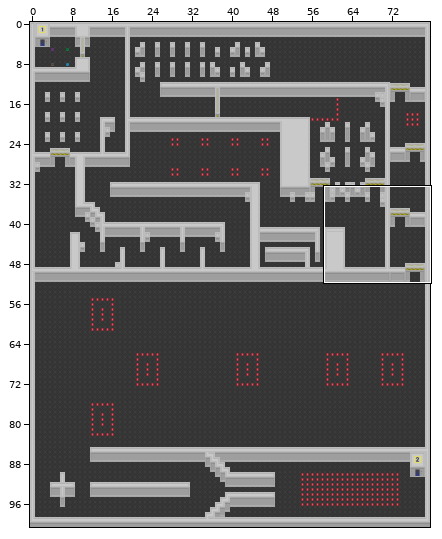
A Tiled map gets an edit: core/assets/maps/level-1.tmx. The first picture is a wide view before the edit; the outline marks the close-up.
Close-up. First the earlier version:
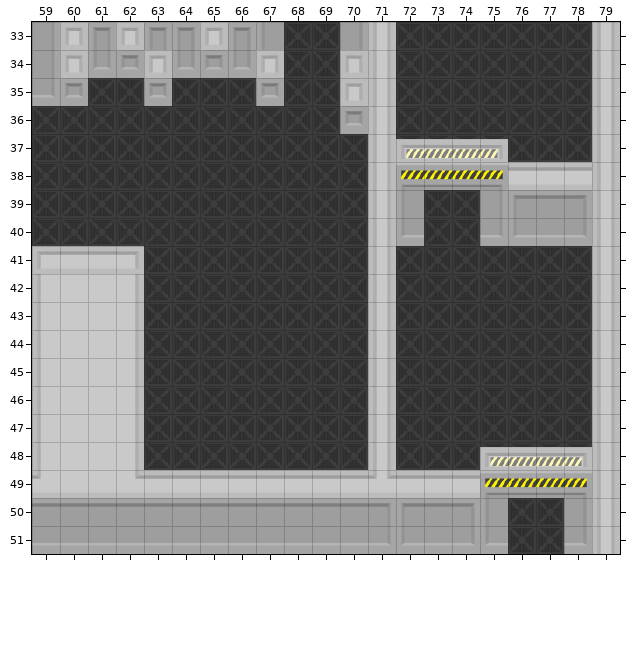
Cells are 32x32 px. Shown: x 59..79, y 33..51. The commit also changed other parts of the map, which this record leaves out.
Once edited:
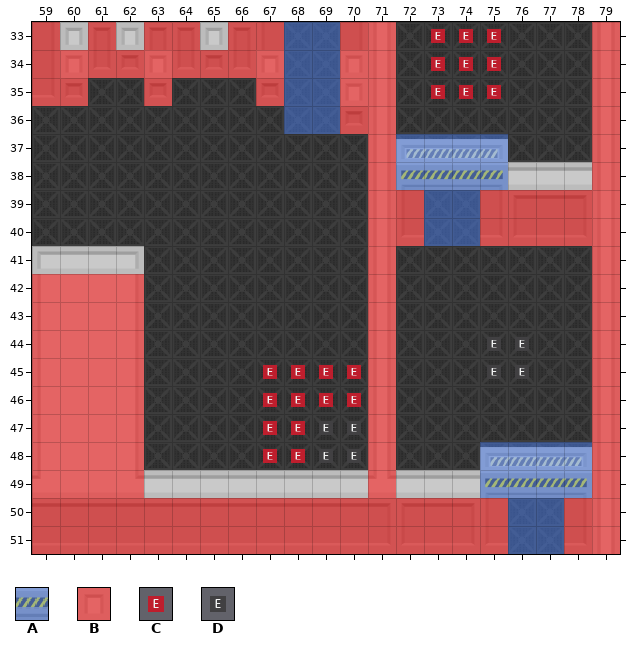
Key: from "collisions": A 4, B 5; from "meta": C 6, D 7.
_ is an empty cell.
Tiles of an added or newly shown layer are drawn over the layers below it.
See-through tiles are keyed as they look on the map.
Commit message: door and trigger collisions
Edits made:
{"where": "layer \"Collisions\" (now shown)"}
{"y":33,"x":59,"old":"_","new":"B"}
{"y":33,"x":61,"old":"_","new":"B"}
{"y":33,"x":63,"old":"__","new":"BB"}
{"y":33,"x":66,"old":"______","new":"BBAABB"}
{"y":33,"x":79,"old":"_","new":"B"}
{"y":34,"x":59,"old":"_____________","new":"BBBBBBBBBAABB"}
{"y":34,"x":79,"old":"_","new":"B"}
{"y":35,"x":59,"old":"__","new":"BB"}
{"y":35,"x":63,"old":"_","new":"B"}
{"y":35,"x":67,"old":"_____","new":"BAABB"}
{"y":35,"x":79,"old":"_","new":"B"}
{"y":36,"x":68,"old":"____","new":"AABB"}
{"y":36,"x":79,"old":"_","new":"B"}
{"y":37,"x":71,"old":"_____","new":"BAAAA"}
{"y":37,"x":79,"old":"_","new":"B"}
{"y":38,"x":71,"old":"_____","new":"BAAAA"}
{"y":38,"x":79,"old":"_","new":"B"}
{"y":39,"x":71,"old":"_________","new":"BBAABBBBB"}
{"y":40,"x":71,"old":"_________","new":"BBAABBBBB"}
{"y":41,"x":71,"old":"_","new":"B"}
{"y":41,"x":79,"old":"_","new":"B"}
{"y":42,"x":59,"old":"____","new":"BBBB"}
{"y":42,"x":71,"old":"_","new":"B"}
{"y":42,"x":79,"old":"_","new":"B"}
{"y":43,"x":59,"old":"____","new":"BBBB"}
{"y":43,"x":71,"old":"_","new":"B"}
{"y":43,"x":79,"old":"_","new":"B"}
{"y":44,"x":59,"old":"____","new":"BBBB"}
{"y":44,"x":71,"old":"_","new":"B"}
{"y":44,"x":79,"old":"_","new":"B"}
{"y":45,"x":59,"old":"____","new":"BBBB"}
{"y":45,"x":71,"old":"_","new":"B"}
{"y":45,"x":79,"old":"_","new":"B"}
{"y":46,"x":59,"old":"____","new":"BBBB"}
{"y":46,"x":71,"old":"_","new":"B"}
{"y":46,"x":79,"old":"_","new":"B"}
{"y":47,"x":59,"old":"____","new":"BBBB"}
{"y":47,"x":71,"old":"_","new":"B"}
{"y":47,"x":79,"old":"_","new":"B"}
{"y":48,"x":59,"old":"____","new":"BBBB"}
{"y":48,"x":71,"old":"_","new":"B"}
{"y":48,"x":75,"old":"_____","new":"AAAAB"}
{"y":49,"x":59,"old":"____","new":"BBBB"}
{"y":49,"x":71,"old":"_","new":"B"}
{"y":49,"x":75,"old":"_____","new":"AAAAB"}
{"y":50,"x":59,"old":"_____________________","new":"BBBBBBBBBBBBBBBBBAABB"}
{"y":51,"x":59,"old":"_____________________","new":"BBBBBBBBBBBBBBBBBAABB"}
{"where": "layer \"Meta\""}
{"y":33,"x":73,"old":"___","new":"CCC"}
{"y":34,"x":73,"old":"___","new":"CCC"}
{"y":35,"x":73,"old":"___","new":"CCC"}
{"y":44,"x":75,"old":"__","new":"DD"}
{"y":45,"x":67,"old":"____","new":"CCCC"}
{"y":45,"x":75,"old":"__","new":"DD"}
{"y":46,"x":67,"old":"____","new":"CCCC"}
{"y":47,"x":67,"old":"____","new":"CCDD"}
{"y":48,"x":67,"old":"____","new":"CCDD"}
{"label":"added","picture_box":[32,22,620,554]}
